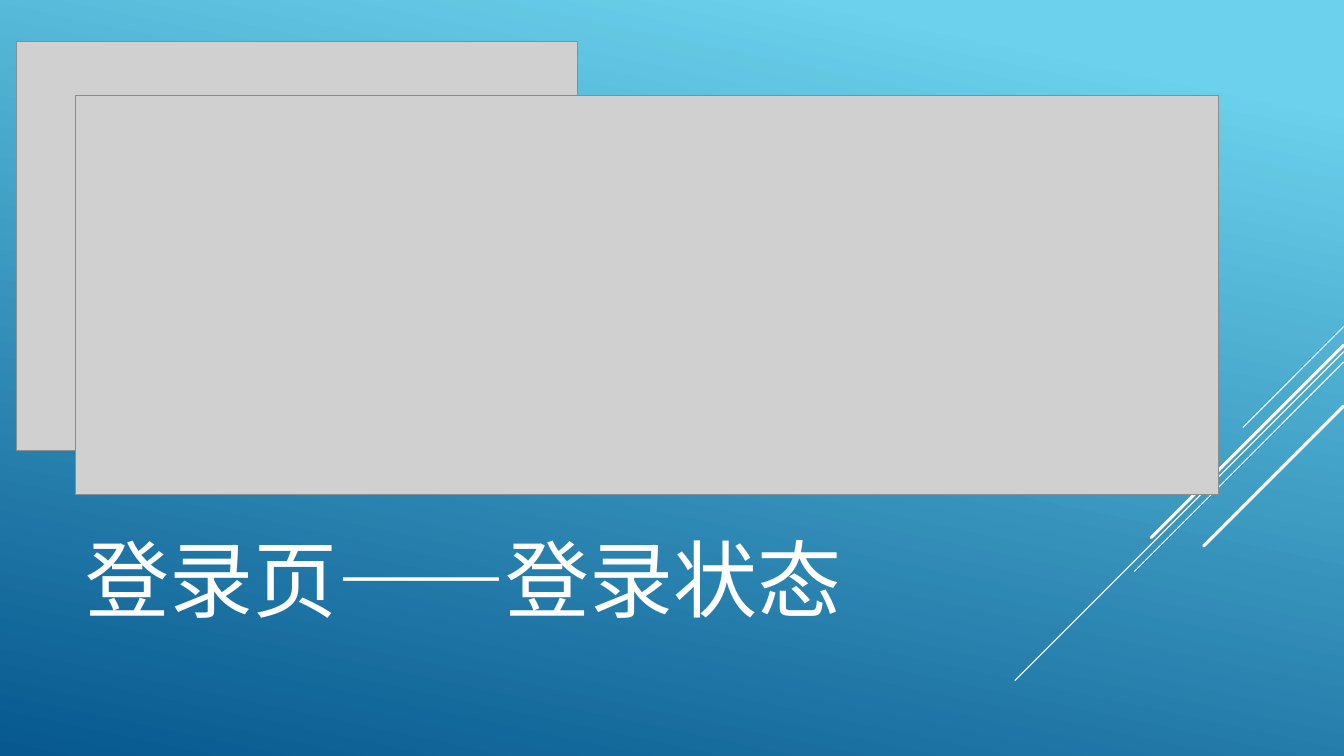
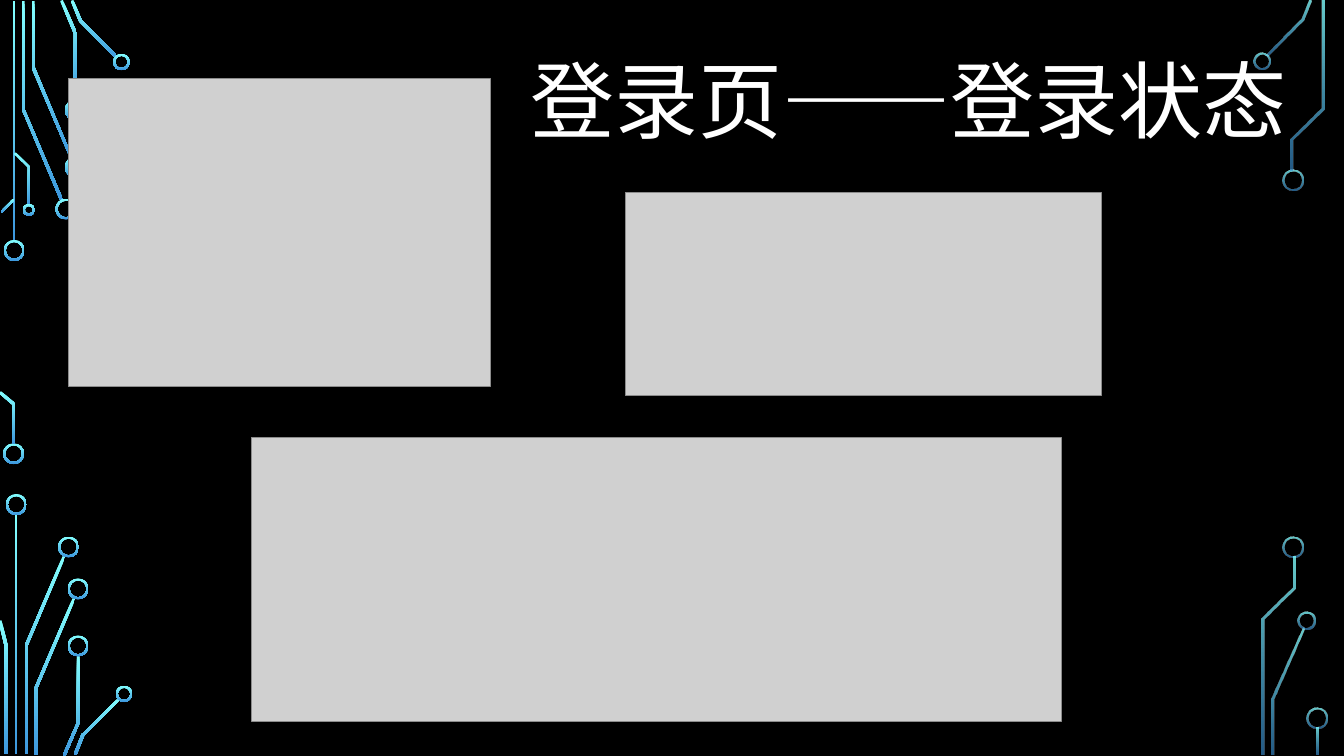
Before and after one commit to pleasureCode/myGraduationDesign, a slide deck: slide 3 of 演示.pptx. Drawn at 1344x756 pixels with LibreOffice and Linux fonts; fonts in the diff are those of the drawing; grey boxes stand for pictures; background and template pictures are left out. Boxes give left, top, right and bottom in pixels: in the first picture for what was removed or moved away, otherwise in the second. Text is boxed around its words. In the diff, an @@ line names an element or a change of style, - is before the commit and + after.

```diff
--- a/演示.pptx
+++ b/演示.pptx
@@ background gradient #6ED2EB to #06588E to picture (left out) @@
@@ title "登录页——登录状态": place and size @@
-title "登录页——登录状态" at bbox=[86, 540, 842, 618]
+title "登录页——登录状态" at bbox=[531, 47, 1287, 139]
@@ title "登录页——登录状态" at bbox=[531, 47, 1287, 139]: font TeX Gyre Adventor to Calibri; line spacing 1 to 0.9 @@
@@ picture: place and size @@
-picture at bbox=[16, 41, 578, 451]
+picture at bbox=[68, 79, 490, 386]
@@ picture added at bbox=[625, 193, 1102, 395] @@
@@ group removed at bbox=[1015, 327, 1344, 681]: 5 lines @@
@@ picture: place and size @@
-picture at bbox=[76, 95, 1219, 494]
+picture at bbox=[251, 438, 1062, 721]
@@ group added at bbox=[0, 0, 1328, 756]: 33 freeform shapes, 3 rectangles @@
```
Also in this commit, not shown: 9 other slides changed, 5 other files.
